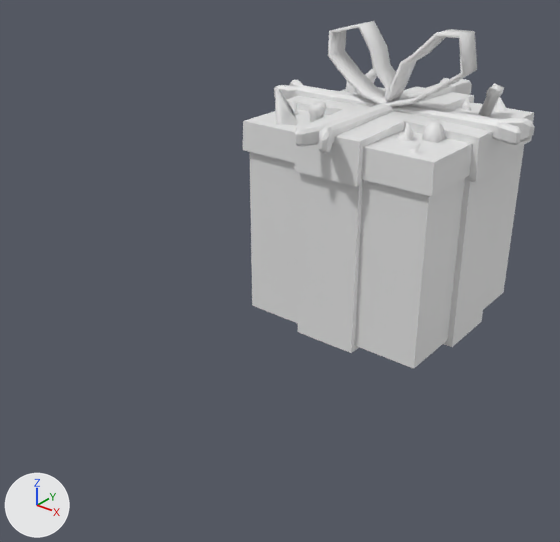
Before and after pictures for a commit that changed the Blender file art/models/props/gift_box/gift_box.blend.
The view is the same before and after, from a camera (50 mm lens) standing at (0.977, -1.666, 1.021) and looking at (-0.029, -0.409, 0.241). The axes (+X, +Y, +Z) are drawn at lower left. The lights are the same throughout. The older version comes first.

The older version as bpy lines, for what is in view:
```python
me_cone_002 = bpy.data.meshes.new('Cone.002')
me_cone_002.from_pydata(...)  # 683 vertices, 680 faces; spans x -21.8..5.8, y -22.2..5.4, z -21.4..8.1
me_plane_001 = bpy.data.meshes.new('Plane.001')
me_plane_001.from_pydata(...)  # 716 vertices, 670 faces; spans x -0.228..0.228, y -0.228..0.228, z -0.391..0.173
ob_box_style_1 = bpy.data.objects.new('Box style 1', me_plane_001)
ob_box_style_1.location = (0.0, -0.743, 0.387)
ob_box_style_1.hide_set(True)
ob_box_style_2 = bpy.data.objects.new('Box Style 2', me_cone_002)
ob_box_style_2.location = (0.202, 0.213, 0.53)
ob_box_style_2.scale = (0.0254, 0.0254, 0.0254)
```
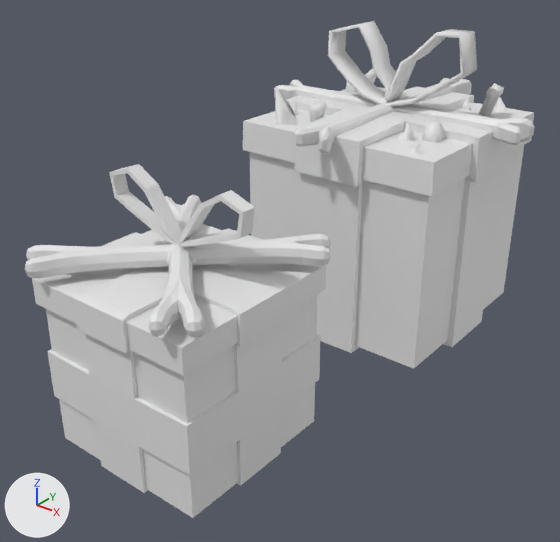
Boxes [x1, y1, x2, y2] around the edits, measured in the pictures (560 x 542 px):
'Box style 1', shown: after [25, 164, 331, 518]

The edits, one by one:
Object 'Box style 1' (ob_box_style_1) is now shown.
